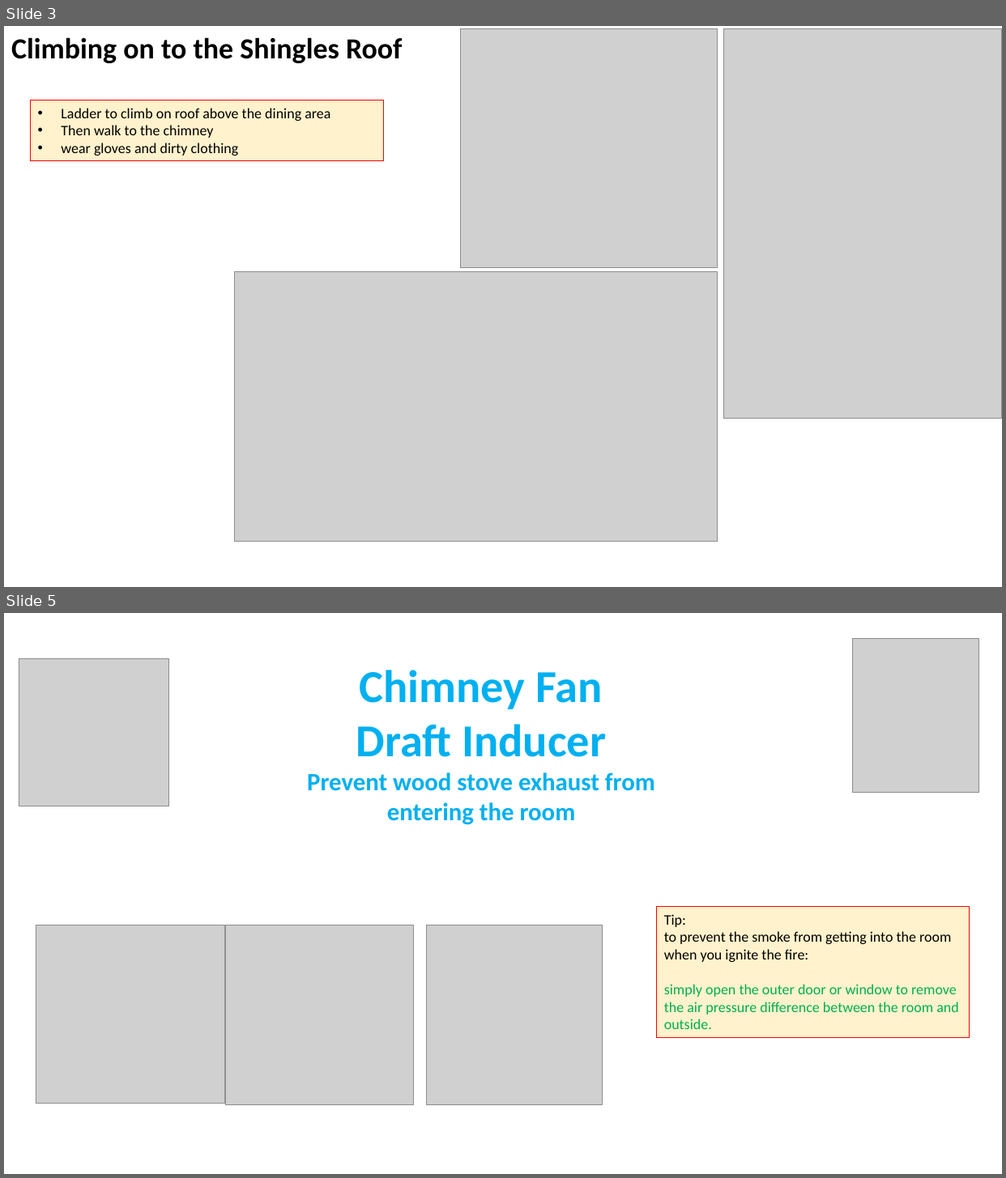
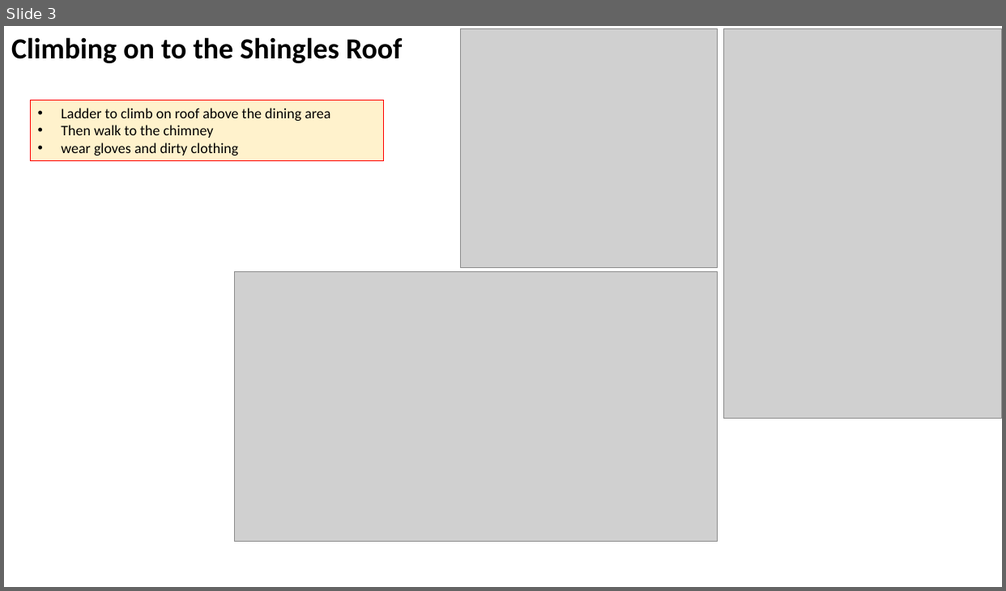
Before and after one commit to lselector/misc_farm, a slide deck: roof_chimney.pptx. Shown one above the other, each under a label of ours: slides 3 and 5 before the commit, slide 3 after it; the slides between them are not shown. The pictures are 1006x1178 and 1006x591 pixels, drawn with LibreOffice and Linux fonts; fonts in the diff are those of the drawing; grey boxes stand for pictures. Boxes give left, top, right and bottom in pixels: in the first picture for what was removed or moved away, otherwise in the second. Text is boxed around its words. In the diff, an @@ line names an element or a change of style, - is before the commit and + after.

```diff
--- a/roof_chimney.pptx
+++ b/roof_chimney.pptx
@@ slide 5 removed at <box>4,613,1002,1174</box>, background #FFFFFF @@
@@ picture removed at <box>19,658,168,807</box> @@
@@ picture removed at <box>853,638,979,793</box> @@
@@ text removed at <box>307,670,655,825</box> @@
-Chimney Fan
-Draft Inducer
-Prevent wood stove exhaust from entering the room
@@ picture removed at <box>36,925,225,1104</box> @@
@@ picture removed at <box>225,925,414,1105</box> @@
@@ picture removed at <box>426,925,603,1105</box> @@
@@ rectangle removed at <box>657,907,970,1038</box> @@
-Tip:
-to prevent the smoke from getting into the room when you ignite the fire:
-simply open the outer door or window to remove the air pressure difference between the room and outside.
```
Also in this commit, not shown: 4 slides changed, 2 slides added, 1 other file.
